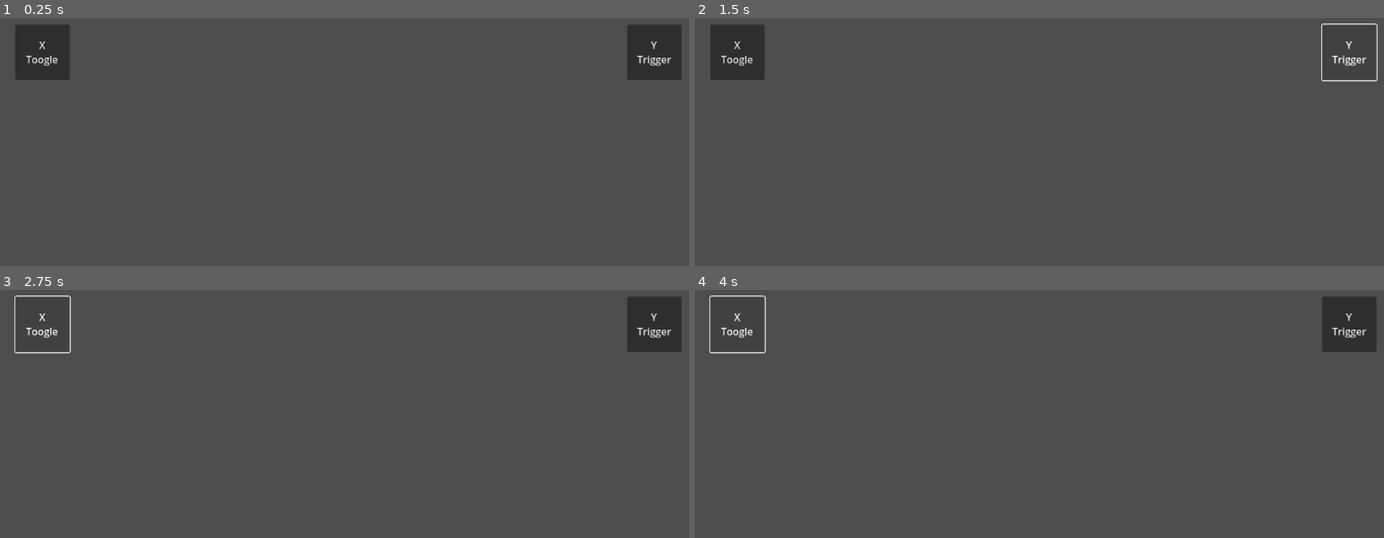
Above: before the commit, frames 1-4 (two rows, left to right).
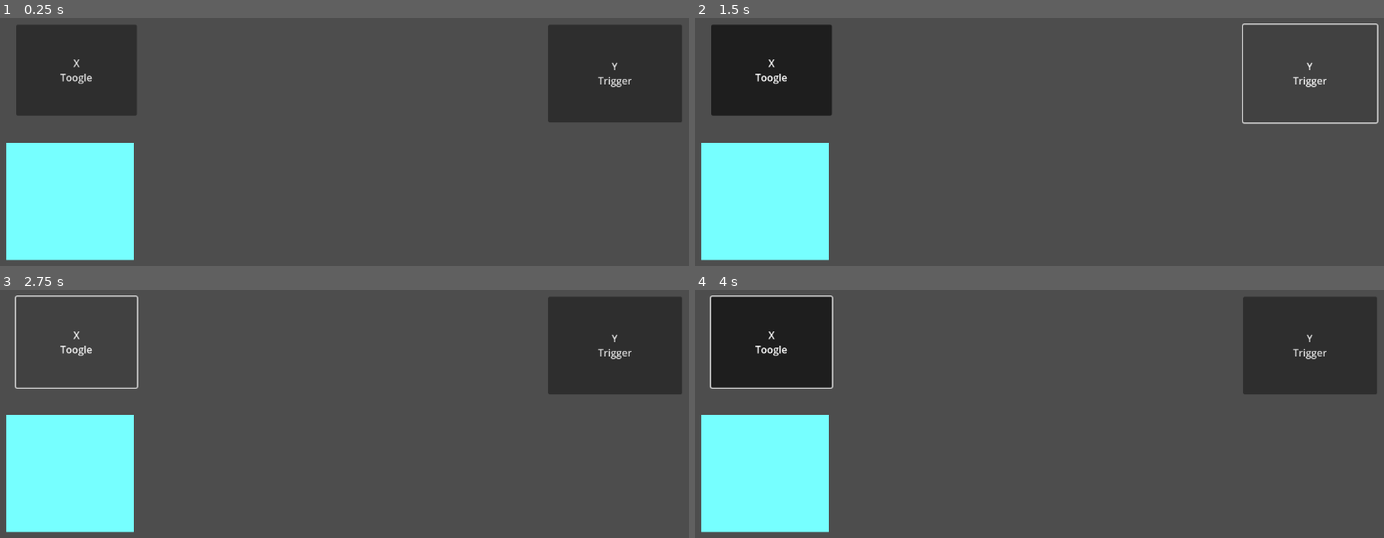
Above: after the commit, the same moments.

Repository: XavierMartineau/martineau_xavier-tp1
Game: Godot game, scene res://martineau_xavier_tp1.tscn
Two runs of this game, one before a commit and one after it. Both use one fixed random seed, a clock stepped at 60 frames per second and the inputs below.
Inputs:
- Up to frame 1 (0.25 s): no input
- Up to frame 2 (1.5 s): click "X Toogle" at 0.5 s; click "Y Trigger" at 1.25 s
- Up to frame 3 (2.75 s): click "X Toogle" at 2 s
- Up to frame 4 (4 s): click "Y Trigger" at 2.75 s; click "X Toogle" at 3.5 s

The runs differ from the first frame. In frame 1, 19% of the frame differs, in the area x 0-99%, y 2-98%; in frame 2, 14%; in frame 3, 15%; in frame 4, 21%.

Commit message:
Button trigger et autre ajouter

Diff:
--- a/-martineau_xavier-tp1/button.gd
+++ b/-martineau_xavier-tp1/button.gd
@@ -1 +1,8 @@
 extends Button
+
+
+func _on_toggled(toggled_on: bool) -> void:
+	if toggled_on:
+		$AudioStreamPlayer.play()
+	else:
+		$AudioStreamPlayer.stop()
--- /dev/null
+++ b/-martineau_xavier-tp1/button_trigger.gd
@@ -0,0 +1,5 @@
+extends Button
+
+
+func _on_pressed() -> void:
+	$AudioStreamPlayer.play()
--- a/-martineau_xavier-tp1/martineau_xavier_tp1.tscn
+++ b/-martineau_xavier-tp1/martineau_xavier_tp1.tscn
@@ -1,50 +1,75 @@
-[gd_scene load_steps=3 format=3 uid="uid://f1204vprh6om"]
+[gd_scene load_steps=5 format=3 uid="uid://f1204vprh6om"]
 
+[ext_resource type="Script" uid="uid://cmux42xr5maob" path="res://button.gd" id="1_0wjsg"]
 [ext_resource type="AudioStream" uid="uid://b80bvhgs0ao7t" path="res://assets/audio/Ambiance_base.wav" id="1_wjwox"]
 [ext_resource type="AudioStream" uid="uid://bb7685lc6oi74" path="res://assets/audio/water-dripping-sfx-166359.wav" id="2_lmi0q"]
+[ext_resource type="Script" uid="uid://cot3ebgh3sywa" path="res://button_trigger.gd" id="3_fkdgp"]
 
 [node name="Control" type="Control"]
 layout_mode = 3
 anchors_preset = 15
 anchor_right = 1.0
 anchor_bottom = 1.0
+offset_left = 1.0
 offset_top = 2.0
+offset_right = 1.0
 offset_bottom = 2.0
 grow_horizontal = 2
 grow_vertical = 2
 
-[node name="Button" type="Button" parent="."]
+[node name="Button_toogle" type="Button" parent="."]
 layout_mode = 1
 anchors_preset = -1
-anchor_left = 0.066
-anchor_top = 0.093
-anchor_right = 0.066
-anchor_bottom = 0.093
-offset_left = -44.032
-offset_top = -44.264
-offset_right = 42.968
-offset_bottom = 44.736
+anchor_left = 0.112
+anchor_top = 0.137
+anchor_right = 0.112
+anchor_bottom = 0.137
+offset_left = -97.024
+offset_top = -72.776
+offset_right = 96.976
+offset_bottom = 73.224
+toggle_mode = true
 text = "X
 Toogle"
 icon_alignment = 1
+script = ExtResource("1_0wjsg")
 
-[node name="AudioStreamPlayer" type="AudioStreamPlayer" parent="Button"]
+[node name="AudioStreamPlayer" type="AudioStreamPlayer" parent="Button_toogle"]
 stream = ExtResource("1_wjwox")
 
-[node name="Button2" type="Button" parent="."]
+[node name="AnimatedSprite2D" type="AnimatedSprite2D" parent="Button_toogle"]
+
+[node name="ColorRect" type="ColorRect" parent="Button_toogle"]
 layout_mode = 1
 anchors_preset = -1
-anchor_left = 0.918
-anchor_top = 0.093
-anchor_right = 0.918
-anchor_bottom = 0.093
-offset_left = -43.536
-offset_top = -44.264
-offset_right = 43.464
-offset_bottom = 44.736
+anchor_left = 0.446
+anchor_top = 1.945
+anchor_right = 0.446
+anchor_bottom = 1.945
+offset_left = -102.524
+offset_top = -93.97
+offset_right = 102.476
+offset_bottom = 94.03
+color = Color(0.462745, 1, 1, 1)
+
+[node name="Button_trigger" type="Button" parent="."]
+layout_mode = 1
+anchors_preset = -1
+anchor_left = 0.862
+anchor_top = 0.146
+anchor_right = 0.862
+anchor_bottom = 0.146
+offset_left = -107.024
+offset_top = -78.608
+offset_right = 107.976
+offset_bottom = 78.392
 text = "Y
 Trigger"
 icon_alignment = 1
+script = ExtResource("3_fkdgp")
 
-[node name="AudioStreamPlayer" type="AudioStreamPlayer" parent="Button2"]
+[node name="AudioStreamPlayer" type="AudioStreamPlayer" parent="Button_trigger"]
 stream = ExtResource("2_lmi0q")
+
+[connection signal="toggled" from="Button_toogle" to="Button_toogle" method="_on_toggled"]
+[connection signal="pressed" from="Button_trigger" to="Button_trigger" method="_on_pressed"]
Not shown, added: -martineau_xavier-tp1/button_trigger.gd.uid
Not shown, added: -martineau_xavier-tp1/assets/image/white-gypsum-wall_1194-6990.avif
